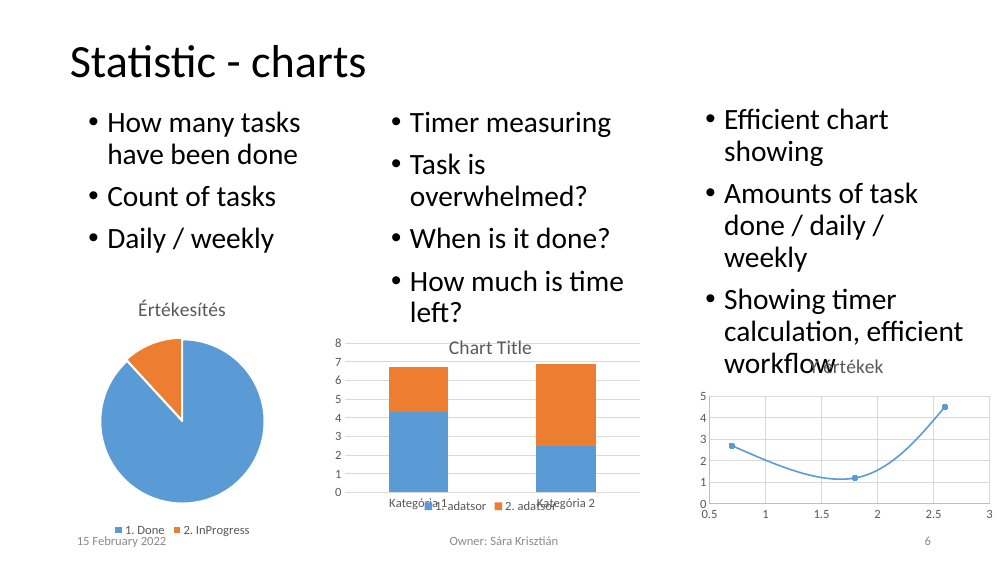
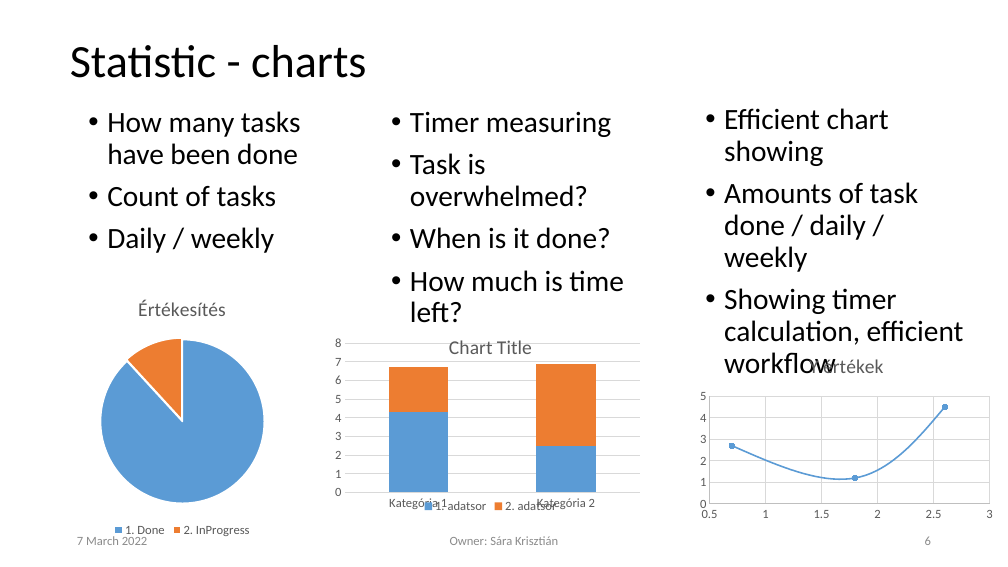
Before and after one commit to krisztian14testgit/ng-task-monitor, a slide deck: slide 6 of plan/TaskTracingApp.pptx. Drawn at 1008x567 pixels with LibreOffice and Linux fonts; fonts in the diff are those of the drawing; background and template pictures are left out. Boxes give left, top, right and bottom in pixels: in the first picture for what was removed or moved away, otherwise in the second. Text is boxed around its words. In the diff, an @@ line names an element or a change of style, - is before the commit and + after.

```diff
--- a/plan/TaskTracingApp.pptx
+++ b/plan/TaskTracingApp.pptx
@@ text at box(77, 536, 148, 545): text changed @@
-15 February 2022
+7 March 2022
```
Also in this commit, not shown: 5 other slides changed.
